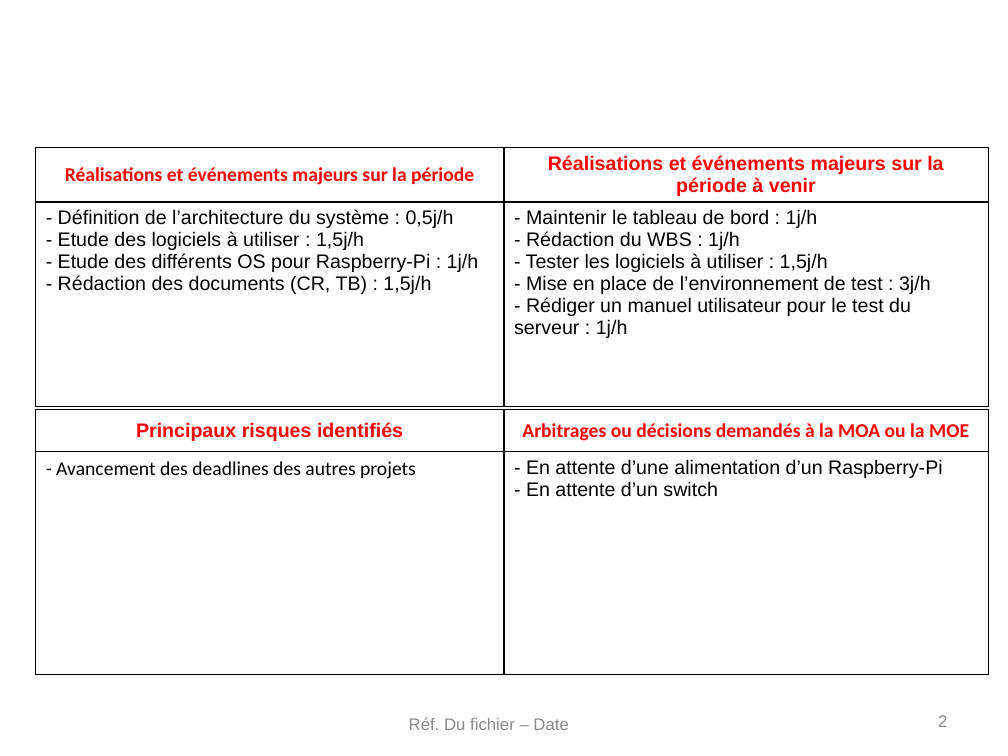
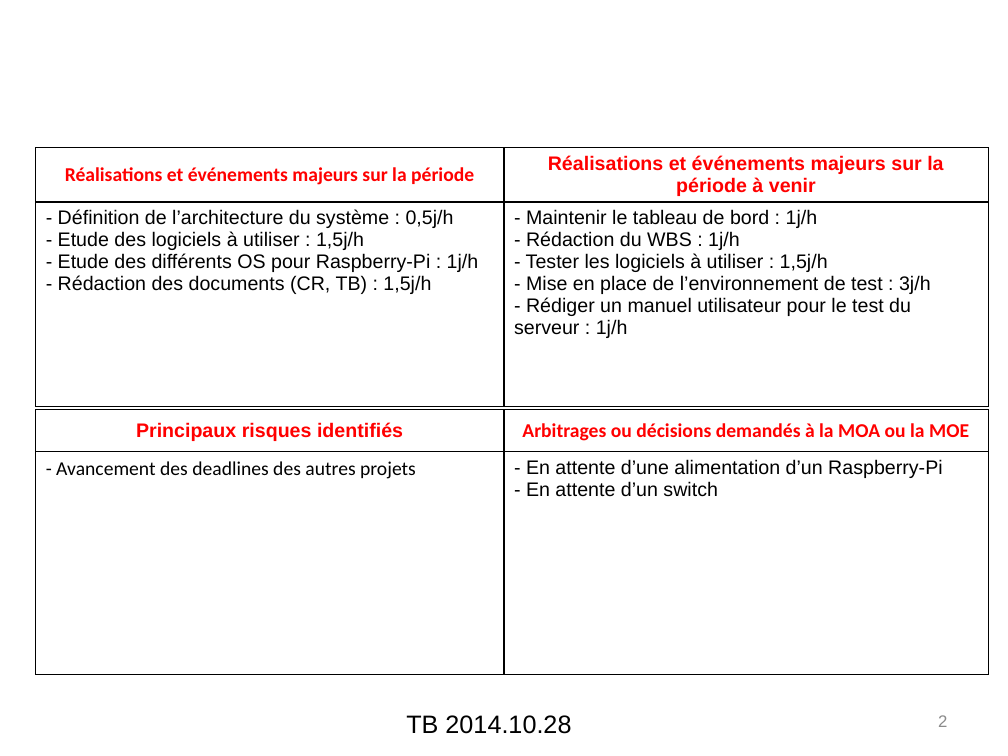
Before and after one commit to elecharny/pi-injector, a slide deck: slide 2 of Documents/TB 2014.10.28.pptx. Drawn at 1008x756 pixels with LibreOffice and Linux fonts; fonts in the diff are those of the drawing; background and template pictures are left out. Boxes give left, top, right and bottom in pixels: in the first picture for what was removed or moved away, otherwise in the second. Text is boxed around its words. In the diff, an @@ line names an element or a change of style, - is before the commit and + after.

```diff
--- a/Documents/TB 2014.10.28.pptx
+++ b/Documents/TB 2014.10.28.pptx
@@ text at (406, 715, 571, 734): text changed; size 12 to 18 pt; text colour #8C8C8C to #000000 @@
-Réf. Du fichier – Date
+TB 2014.10.28
```
Also in this commit, not shown: 4 other slides changed, 2 other files.
